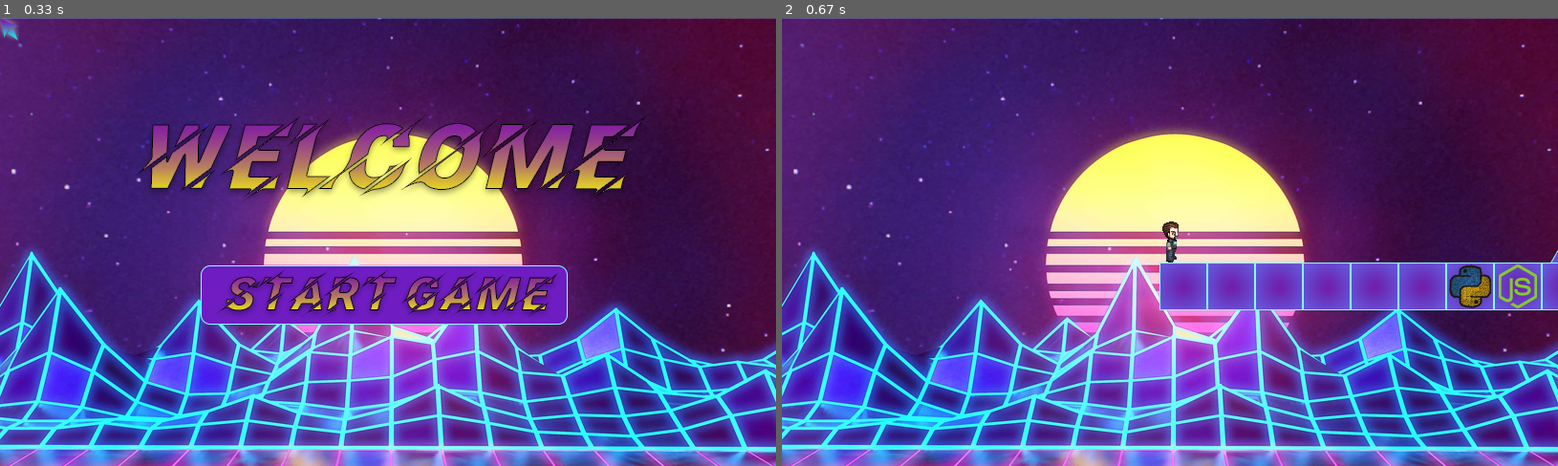
Above: before the commit, frames 1-2 (left to right).
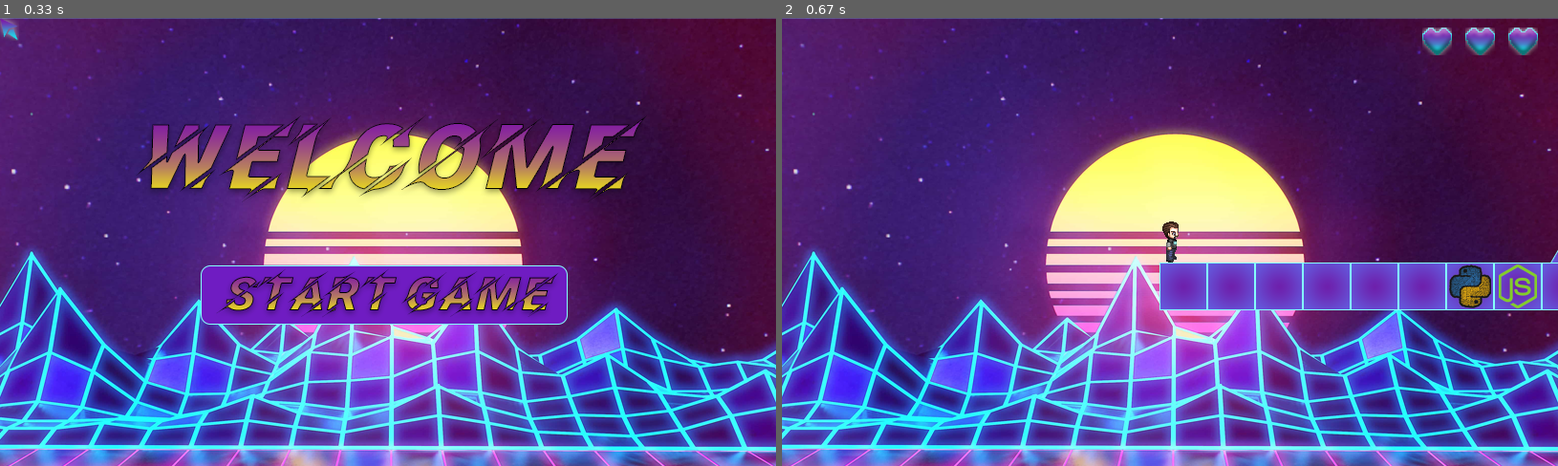
Above: after the commit, the same moments.

Repository: ftelnov/PyGameProject
Game: pygame game, started from main.py
Two runs of this game, one before a commit and one after it. Both use one fixed random seed, a clock stepped at 60 frames per second and the inputs below.
Inputs (mouse positions are in pixels of both pictures, inside the frame that each line leads up to):
- Up to frame 1 (0.33 s): no input
- Up to frame 2 (0.67 s): press the mouse at (1162, 295) at 0.37 s; move the mouse to (1045, 233) at 0.47 s; release the mouse at (929, 174) at 0.6 s

Frame 1 is identical in both runs. In frame 2, 0.6% of the frame differs, in the area x 82-98%, y 2-9%.

Commit message:
Добавил кол-во жизней (по дефолту 3).

Diff:
--- a/Classes.py
+++ b/Classes.py
@@ -1,5 +1,6 @@
 from Constants import *
 import pygame
+import random
 
 
 # функция проверяет, принадлежит ли блок тому, на котором можно стоять, или "warning block group"
@@ -100,6 +101,13 @@
         self.image = image
         self.rect = self.image.get_rect().move(x, y)
         self.type = 'player-clone'
+
+
+class Life(pygame.sprite.Sprite):
+    def __init__(self, group, x, y):
+        super().__init__(group)
+        self.image = HEART_IMAGE
+        self.rect = self.image.get_rect().move(x, y)
 
 
 # Класс игрока
@@ -126,7 +134,7 @@
         self.speed = 5  # Константная скорость перемещения(влево/вправо)
 
         self.jumpSpeed = 18  # Высота прыжка
-        self.fallSpeed = 9  # Скорость паденя
+        self.fallSpeed = GRAVITY  # Скорость паденя
         self.stateOfJump = 0  # Фазы прыжка
         self.stateOfWalkLeft = 0  # Фазы хотьбы влево
         self.stateOfWalkRight = 0  # Фазы хотьбы вправо
--- a/Constants.py
+++ b/Constants.py
@@ -13,7 +13,11 @@
 FON_WITHOUT_BUTTONS = load_image('fons/fon-without-buttons.png')  # фон без кнопок для самой игры
 ICON = load_image('icons/icon.png')  # иконка приложения
 NAME = 'CodeRunner'  # имя приложения
-CURSOR = load_image('cursor/cursor.png')
+CURSOR = load_image('cursor/cursor.png')  # изображение курсора
+GRAVITY = 9  # гравитация
+DEATH_TEXT = load_image('text/life.png')  # текст "DEATH"
+HEART_IMAGE = load_image('blocks/heart.png')  # изображение сердечка
+LIFE_COUNT = 3  # кол-во жизней
 
 # размеры блоков
 TILE_WIDTH = TILE_HEIGHT = 50
--- /dev/null
+++ b/data/levels/level4.txt
@@ -0,0 +1,13 @@
+
+
+
+            ######                   #
+@          S    # J !  ! !       !    #
+##+++++CCCJ###   # ##J##J###JSSS####   #
+              #   #                 #   #
+                   #                 #   #
+                   #                  #   #######
+       F+JS++++##S#      #           #           #
+     ##                     J#                  F#
+                      J#         J################
+##J#####S##S###S######
--- /dev/null
+++ b/data/levels/level5.txt
@@ -0,0 +1,26 @@
+   F
+   #J        S#
+
+
+        J#
+
+
+
+             J#
+
+        #J
+
+
+
+             J#
+
+
+        #J
+
+
+
+              J#
+      ##J
+     #
+@   #
+####
--- /dev/null
+++ b/data/levels/level6.txt
@@ -0,0 +1,24 @@
+
+                    F
+
+
+
+
+                                                                 +++++++++JSSS#J    F
+
+                                                            +++J
+                            #J       !
+                                    ##J              +++J
+                                            +++J
+                 !        J
+                 #SJ######
+                J                                                 F
+@              #                                #####----CCCCCC++++
+# # # # # J S #
+
+
+
+
+
+
+                  F
--- a/main.py
+++ b/main.py
@@ -26,6 +26,8 @@
 pygame.mixer.music.set_volume(0.2)
 pygame.mixer.music.play(-1, 0.0)
 
+#  кол-во жизней
+life = LIFE_COUNT
 
 clock = pygame.time.Clock()  # контроль времени в pygame
 levels = get_levels()  # получили все уровни
@@ -66,6 +68,8 @@
         pygame.display.flip()
         clock.tick(FPS)
 
+    global life
+    life = 3
     level = levels[level_index]  # получаем уровень из списка уровней
     main_game(level)
 
@@ -84,6 +88,11 @@
     main_player.set_field_geometry(SIZE)
     main_player.reincarnation()  # восстанавливаем данные главного игрока
 
+    # Устанавливаем группу сердец
+    heart_group = pygame.sprite.Group()
+    for pos in range(670, 670 + 45 * life, 45):
+        Life(heart_group, pos, 10)
+
     for sprite in tiles_group:  # восстанавливаем все спрайты
         sprite.reincarnation()
 
@@ -128,12 +137,15 @@
         if not main_player.alive:
             state = 0
             break
+
         # очищаем список событий
         events.clear()
 
         # убираем стандартный курсор
         if pygame.mouse.get_focused():
             pygame.mouse.set_visible(0)
+
+        heart_group.draw(screen)
 
         pygame.display.flip()
         clock.tick(FPS)
@@ -145,11 +157,22 @@
 
 # заставка смерти, аналогично предидущим
 def die_screen(level):
+    global life
     state = 0  # какая кнопка была нажата
     fon = pygame.transform.scale(DIE, (WIDTH, HEIGHT))
     buttons_group = pygame.sprite.Group()  # группа кнопок
     new_game_button = Button(buttons_group, 200, 350, BUTTON_IMAGES['new-game'])  # кнопка начала игры
-    continue_game_button = Button(buttons_group, 200, 250, BUTTON_IMAGES['continue-game'])  # кнопка продолжения игры
+    if life >= 1:
+        continue_game_button = Button(buttons_group, 200, 250,
+                                      BUTTON_IMAGES['continue-game'])  # кнопка продолжения игры
+    else:
+        new_game_button.rect.y = 250
+
+    # Устанавливаем группу сердец
+    heart_group = pygame.sprite.Group()
+    for pos in range(670, 670 + 45 * life, 45):
+        Life(heart_group, pos, 10)
+
     die_running = True
     while die_running:
         for event in pygame.event.get():
@@ -159,9 +182,11 @@
                 if new_game_button.rect.collidepoint(event.pos):
                     die_running = False
                     state = 1
-                if continue_game_button.rect.collidepoint(event.pos):
+                if life >= 1 and continue_game_button.rect.collidepoint(event.pos):
                     die_running = False
                     state = 0
+                    life -= 1
+
             elif event.type == pygame.MOUSEMOTION:
                 cursor.rect.x = event.pos[0]
                 cursor.rect.y = event.pos[1]
@@ -171,12 +196,15 @@
 
         screen.blit(fon, (0, 0))
 
-        buttons_group.draw(screen)
+        buttons_group.draw(screen)  # отрисовываем кнопки
 
         # убираем стандартный курсор
         if pygame.mouse.get_focused():
             cursor_group.draw(screen)
             pygame.mouse.set_visible(0)
+
+        heart_group.draw(screen)  # отрисовываем группу сердец
+
         pygame.display.flip()
         clock.tick(FPS)
     if not state:
Binary file added: data/png/blocks/heart.png
Binary file added: data/png/blocks/star.png
Binary file added: data/png/text/life.png
Not shown, added: data/psd/heart.psd
Not shown, added: data/psd/life.psd
Not shown, added: data/psd/star.psd
